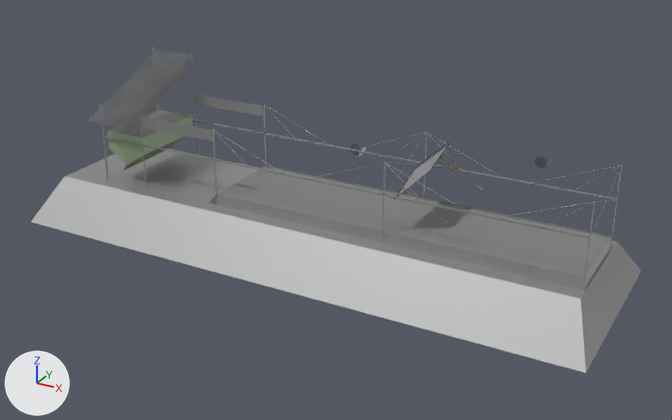
The glTF model Assets/Melt_In_Place_Station/MeltInPlaceStation.glb: old version first, new version second.
Before and after are seen from a 50 mm camera at (5.41, -12.02, 6.01) aimed at (-1.17, -0.05, 0.03). Every picture has the same lights, and +X, +Y and +Z are marked at lower left. Objects named as collision shapes, trigger or cutter boxes, shadow casters or lower levels of detail are left out. Where no turn or scale is listed for an object, it has been applied to the vertices.

Before the edit, the objects in view are built like this:
```python
mat_regolithpowder = principled_material('RegolithPowder')
mat_regolithpowder.base_color = (0.216, 0.216, 0.216)  # grey #808080
mat_regolithpowder.roughness = 1.0
me_cernanspromisesquare_004 = bpy.data.meshes.new('CernansPromiseSquare.004')
me_cernanspromisesquare_004.from_pydata([(-4.107, 0.687, 0.114), (-3.726, 0.518, 0.2), (-3.346, 0.687, 0.114), (-4.107, -0.687, 0.114), (-3.346, -0.687, 0.114), (-3.726, -0.518, 0.2)], [], [(0, 1, 2), (3, 4, 5), (5, 4, 2), (5, 2, 1), (1, 0, 3), (1, 3, 5)])
me_cernanspromisesquare_004.materials.append(mat_regolithpowder)  # grey #808080
me_cernanspromisesquare_006 = bpy.data.meshes.new('CernansPromiseSquare.006')
me_cernanspromisesquare_006.from_pydata(...)  # 1028 vertices, 1718 faces; spans x -6.37..3.35, y -1.62..1.62, z -0.7..2.0
me_cernanspromisesquare_006.materials.append(mat_metal_aluminum)  # grey #adadad
me_plane = bpy.data.meshes.new('Plane')
me_plane.from_pydata(...)  # 12 vertices, 12 faces; spans x -3.17..2.99, y -0.74..0.73, z -0.18..0.0
me_plane.materials.append(mat_regolithpowder)  # grey #808080
ob_mip_hopper_powder_a = bpy.data.objects.new('MIP-hopper-powder_A', me_cernanspromisesquare_004)
ob_mip_hopper_powder_a.location = (-1.16, 0.0, 0.71)
ob_mip_structure_m = bpy.data.objects.new('MIP_structure_M', me_cernanspromisesquare_006)
ob_mip_structure_m.location = (0.0, 0.0, 0.0)
ob_regolith_bed_m = bpy.data.objects.new('Regolith_Bed_M', me_plane)
ob_regolith_bed_m.location = (0.0, 0.0, 0.16)
# also in view: 'MIP-screen-top_M' at (-4.89, -0.19, 1.57); 'MIP-screen-bottom_M' at (-4.88, -0.08, 1.39); 'MIP_square_lens_A' at (0.25, 0.0, 0.96); 'MIP-hopper_A' at (-4.88, 0.0, 0.53)
```
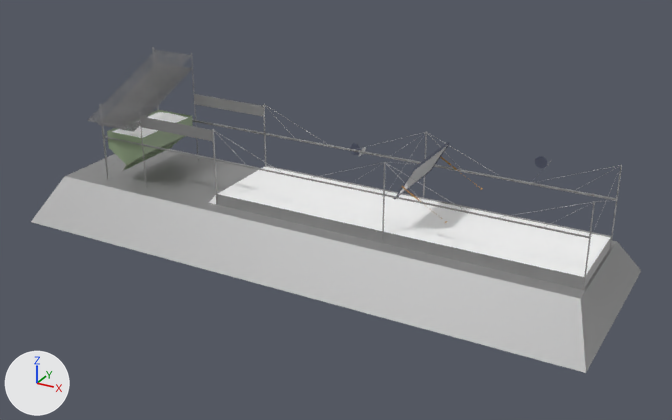
The change, as a list of edits to the scene's bpy script:
```text
Change mat_regolithpowder:
    mat_regolithpowder.base_color: (0.216, 0.216, 0.216) -> (1.0, 1.0, 1.0)  # grey #808080 -> white #ffffff
    mat_regolithpowder.metallic: 0.0 -> 1.0
```

What differs and where, as boxes [x1, y1, x2, y2] in the pictures (672 x 420 px):
'Regolith_Bed_M', recoloured, surface changed (grey to white): [209, 167, 610, 277] in both
'MIP-hopper-powder_A', recoloured, surface changed: [112, 112, 188, 138] in both
